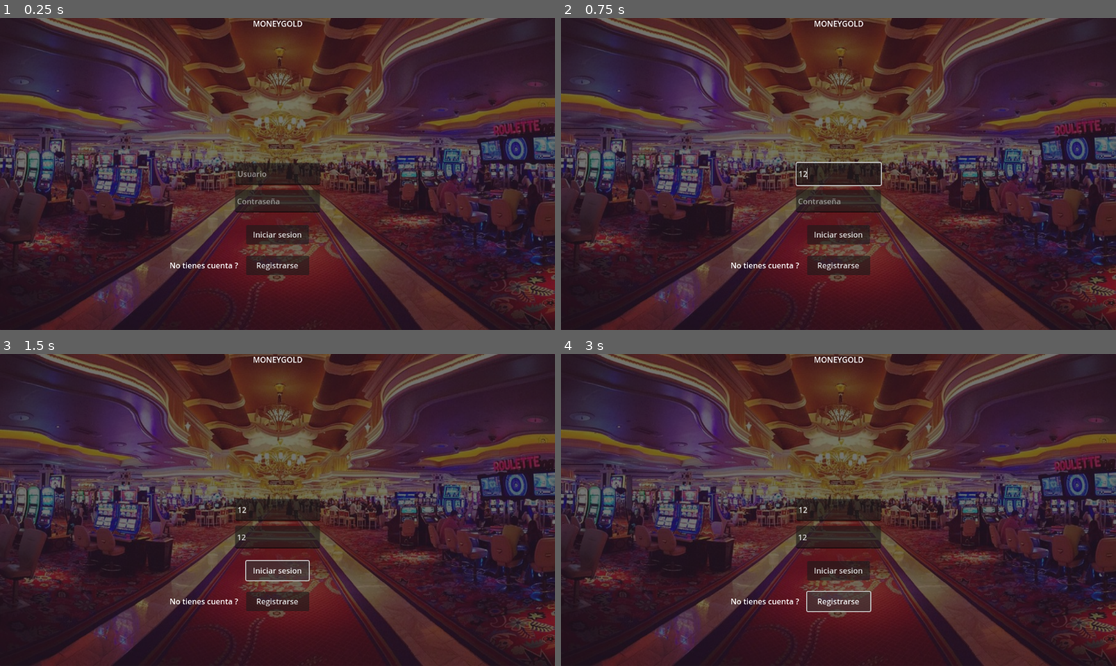
Above: before the commit, frames 1-4 (two rows, left to right).
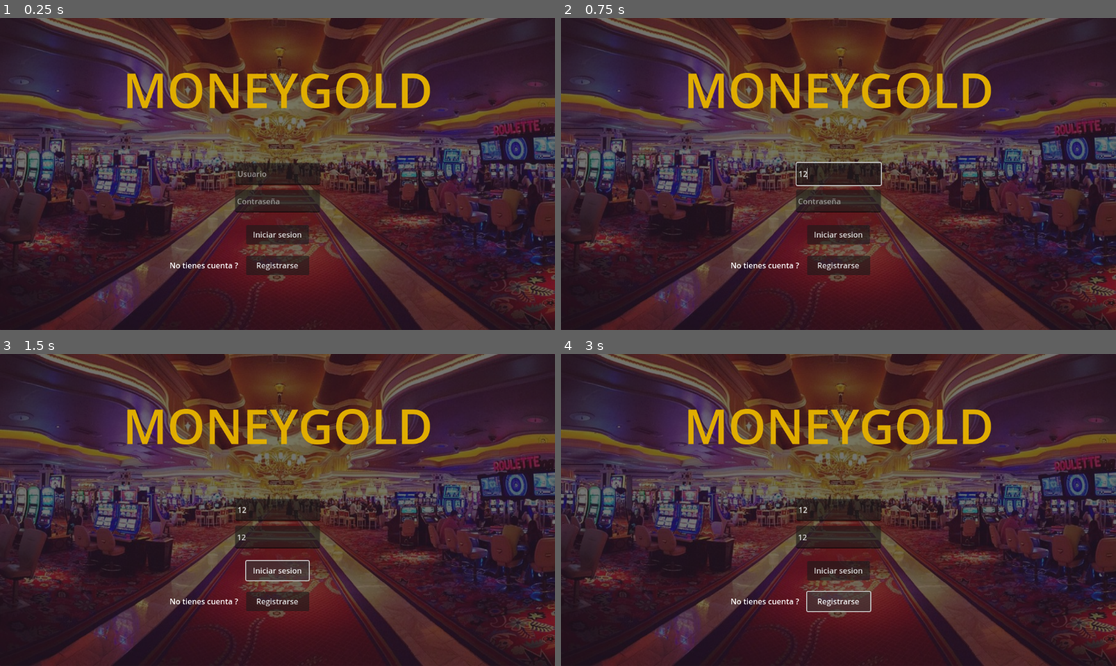
Above: after the commit, the same moments.

Repository: jantoniomg/TFG
Game: Godot game, scene res://menus/inicio_sesion.tscn
Two runs of this game, one before a commit and one after it. Both use one fixed random seed, a clock stepped at 60 frames per second and the inputs below.
Inputs (mouse positions are in pixels of both pictures, inside the frame that each line leads up to):
- Up to frame 1 (0.25 s): no input
- Up to frame 2 (0.75 s): click (838, 174) at 0.52 s; type "12" at 0.6 s
- Up to frame 3 (1.5 s): click (277, 538) at 0.75 s; type "12" at 0.83 s; click "Iniciar sesion" at 1.25 s
- Up to frame 4 (3 s): click "Iniciar sesion" at 2 s; click "Registrarse" at 2.75 s

The runs differ from the first frame. In frame 1, 2.7% of the frame differs, in the area x 22-78%, y 0-29%; in frame 2, 2.7%; in frame 3, 2.7%; in frame 4, 2.7%.

Commit message:
Escena de inicio de sesión completa

Diff:
--- /dev/null
+++ b/moneygold/menus/inicio_sesion.gd
@@ -0,0 +1,49 @@
+extends Control
+
+
+# Called when the node enters the scene tree for the first time.
+func _ready() -> void:
+	Firebase.Auth.login_succeeded.connect(on_login_succeeded)
+	Firebase.Auth.signup_succeeded.connect(on_signup_succeeded)
+	Firebase.Auth.login_failed.connect(on_login_failed)
+	Firebase.Auth.signup_failed.connect(on_signup_failed)
+
+	if Firebase.Auth.check_auth_file():
+		get_tree().change_scene_to_file("res://")
+
+
+# Called every frame. 'delta' is the elapsed time since the previous frame.
+func _process(delta: float):
+	pass
+
+
+func _on_iniciar_sesion_pressed():
+	var email = %Usuario.text
+	var password = %Contraseña.text
+	Firebase.Auth.sign_with_email_and_password(email, password)
+
+
+func _on_registrarse_pressed() -> void:
+	var email = %Usuario.text
+	var password = %Contraseña.text
+	Firebase.Auth.signup_with_email_and_password(email, password)
+
+func on_login_succeeded(auth):
+	print(auth)
+	Firebase.Auth.save_auth(auth)
+	get_tree().change_scene_to_file(" ")
+
+func on_signup_succeeded(auth):
+	print(auth)
+	Firebase.Auth.save_auth(auth)
+	get_tree().change_scene_to_file(" ")
+
+func on_login_failed(error_code, message):
+	print(error_code)
+	print(message)
+	%Estado.text = "Login failed. Error: %s" % message
+
+func on_signup_failed(error_code, message):
+	print(error_code)
+	print(message)
+	%Estado.text = "Sign up failed. Error: %s" % message
--- a/moneygold/menus/inicio_sesion.tscn
+++ b/moneygold/menus/inicio_sesion.tscn
@@ -36,12 +36,16 @@
 anchors_preset = 5
 anchor_left = 0.5
 anchor_right = 0.5
-offset_left = -449.5
-offset_right = 449.5
-offset_bottom = 60.0
+offset_left = -449.0
+offset_top = 80.0
+offset_right = 450.0
+offset_bottom = 217.0
 grow_horizontal = 2
+theme_override_colors/font_color = Color(0.876733, 0.67882, 0, 1)
+theme_override_font_sizes/font_size = 100
 text = "MONEYGOLD"
 horizontal_alignment = 1
+metadata/_edit_lock_ = true
 
 [node name="Usuario" type="LineEdit" parent="Panel"]
 layout_mode = 1
--- a/moneygold/project.godot
+++ b/moneygold/project.godot
@@ -27,3 +27,4 @@
 
 renderer/rendering_method="gl_compatibility"
 renderer/rendering_method.mobile="gl_compatibility"
+textures/vram_compression/import_etc2_astc=true
Not shown, added: moneygold/addons/godot-firebase/.env.txt
Not shown, added: moneygold/export_presets.cfg
Not shown, added: moneygold/menus/inicio_sesion.gd.uid
